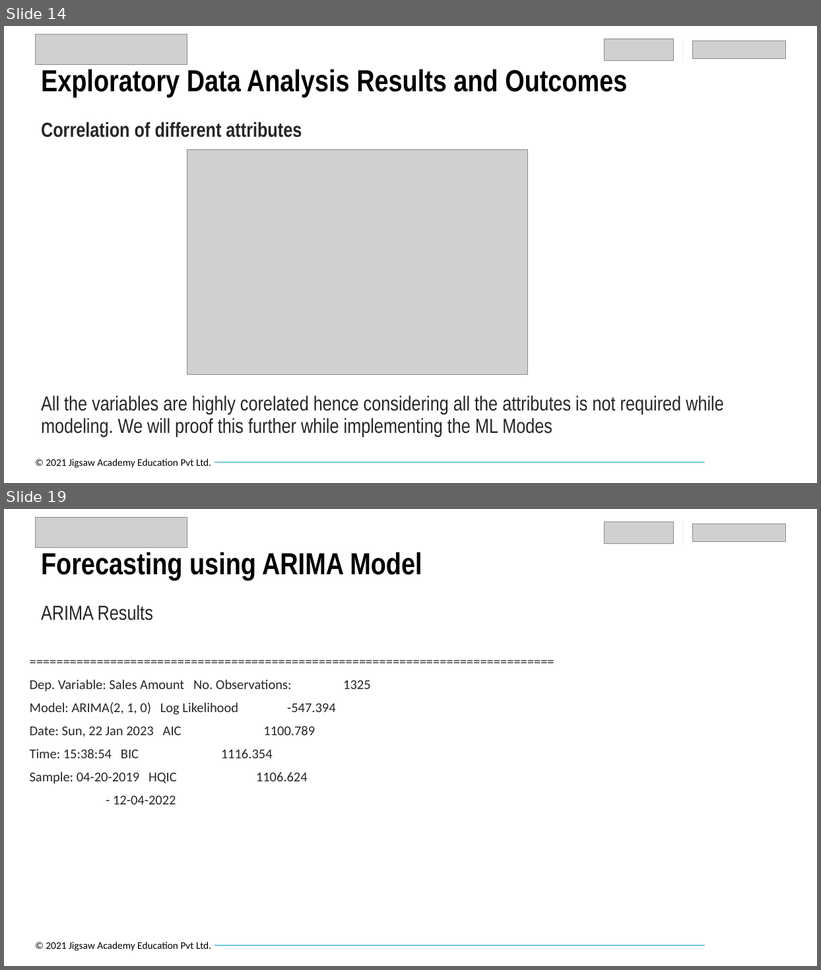
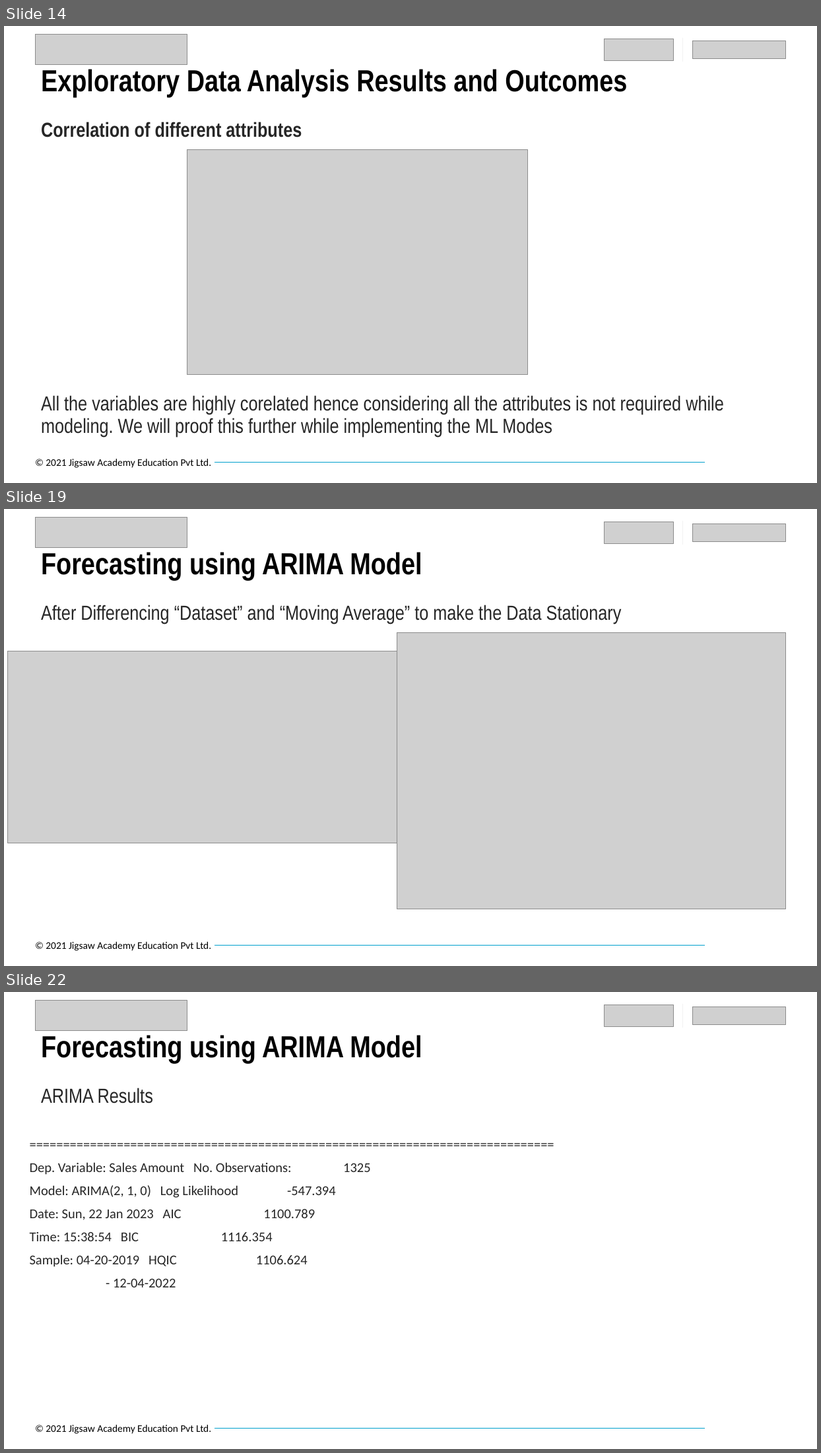
Before and after one commit to priyamgupta281/IPBA_BYOP, a slide deck: Final_PPT_Code/Retail_Revenue_Forecasting_Group_K.pptx. Shown one above the other, each under a label of ours: slides 14 and 19 before the commit, slides 14, 19 and 22 after it; the slides between them are not shown. The pictures are 821x970 and 821x1453 pixels, drawn with LibreOffice and Linux fonts; fonts in the diff are those of the drawing; grey boxes stand for pictures; background and template pictures are left out. Boxes give left, top, right and bottom in pixels: in the first picture for what was removed or moved away, otherwise in the second. Text is boxed around its words. In the diff, an @@ line names an element or a change of style, - is before the commit and + after.

Commit message:
Modified the file with additional info on ARIMA Model.

```diff
--- a/Final_PPT_Code/Retail_Revenue_Forecasting_Group_K.pptx
+++ b/Final_PPT_Code/Retail_Revenue_Forecasting_Group_K.pptx
@@ slide 19 added at bbox=[4, 509, 817, 966], background #FFFFFF; not listed: 2 template elements that a slide beside it also shows @@
@@ picture added at bbox=[35, 518, 187, 548] @@
@@ picture added at bbox=[605, 522, 674, 543] @@
@@ line added from (683, 521) to (683, 545), #F2F2F2 0.5 pt @@
@@ picture added at bbox=[693, 524, 787, 542] @@
@@ title added at bbox=[41, 552, 422, 580], 36 pt, text #000000, bold @@
+Forecasting using ARIMA Model
@@ text added at bbox=[41, 605, 622, 625], 24 pt, text #262626 @@
+After Differencing “Dataset” and “Moving Average” to make the Data Stationary
@@ picture added at bbox=[397, 633, 786, 909] @@
@@ picture added at bbox=[8, 652, 397, 843] @@
@@ what was slide 19 is now slide 22 @@
```
Also in this commit, not shown: 5 slides changed, 3 other slides added.
